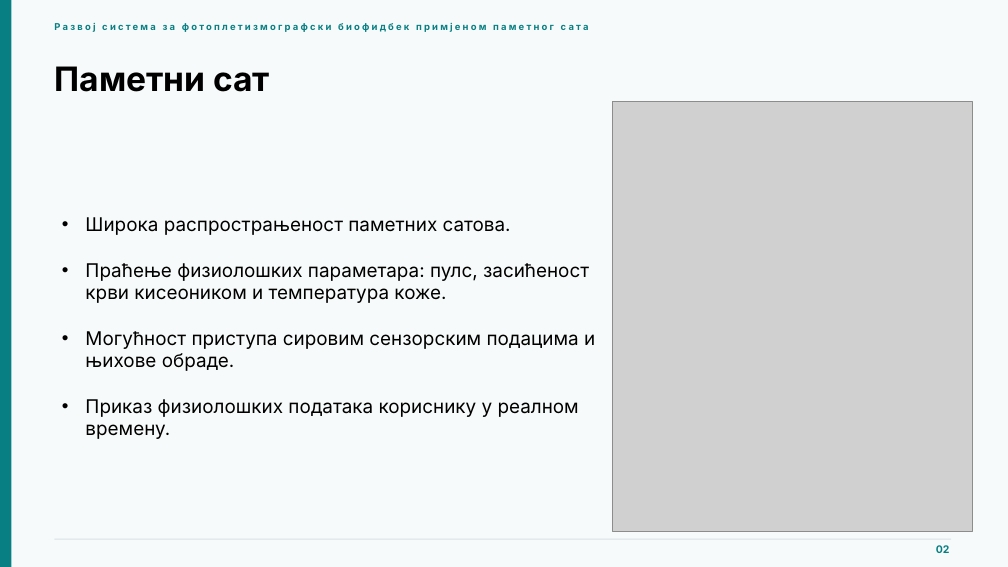
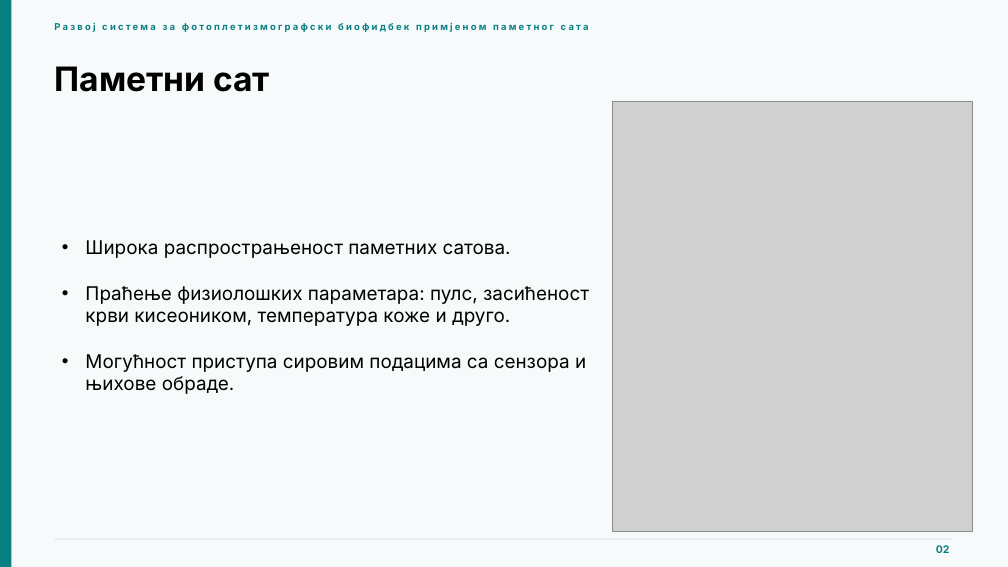
Before and after one commit to nadazaric/master-typst, a slide deck: slide 2 of radovi/prezentacija_master.pptx. Drawn at 1008x567 pixels with LibreOffice and Linux fonts; fonts in the diff are those of the drawing; grey boxes stand for pictures. Boxes give left, top, right and bottom in pixels: in the first picture for what was removed or moved away, otherwise in the second. Text is boxed around its words. In the diff, an @@ line names an element or a change of style, - is before the commit and + after.

```diff
--- a/radovi/prezentacija_master.pptx
+++ b/radovi/prezentacija_master.pptx
@@ text "Широка распрострањеност паметних сатова." moved from (x1=85, y1=217, x2=595, y2=439) to (x1=85, y1=240, x2=589, y2=394) @@
@@ text at (x1=85, y1=286, x2=589, y2=394): text changed @@
-• Праћење физиолошких параметара: пулс, засићеност крви кисеоником и температура коже.
-• Могућност приступа сировим сензорским подацима и њихове обраде.
-• Приказ физиолошких података кориснику у реалном времену.
+• Праћење физиолошких параметара: пулс, засићеност крви кисеоником, температура коже и друго.
+• Могућност приступа сировим подацима са сензора и њихове обраде.
```
Also in this commit, not shown: 3 other slides changed, 8 slides added, 17 slides removed, 3 other files.
